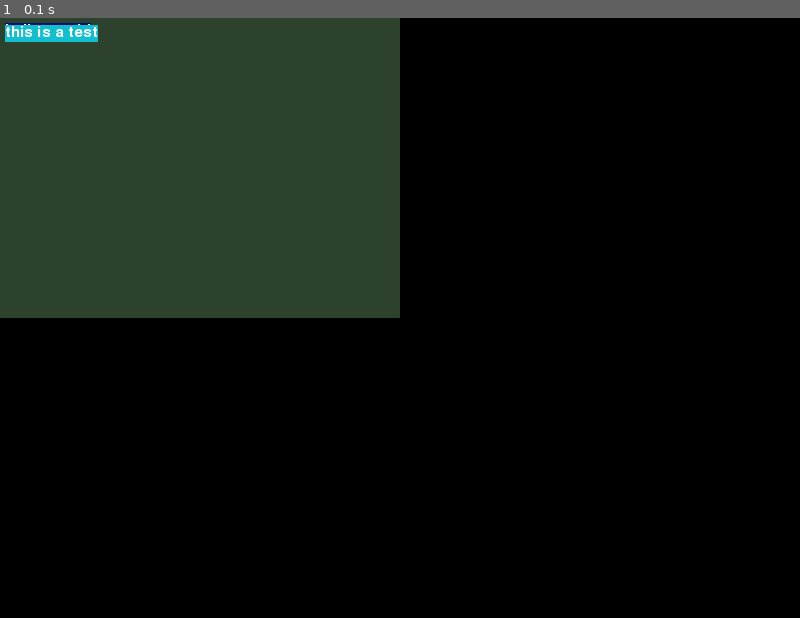
Above: before the commit, frame 1.
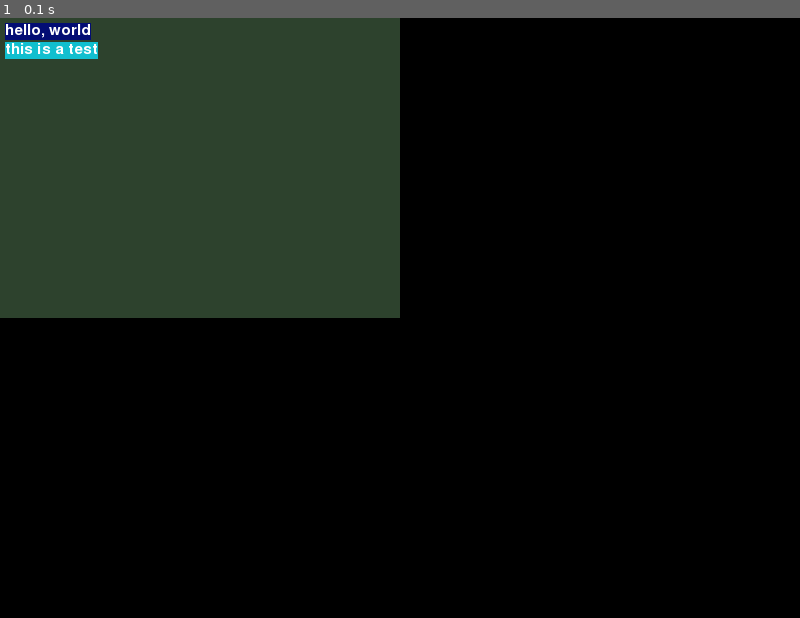
Above: after the commit, the same moment.

Repository: BradleyPleasant/PygameGUI
Game: pygame game, started from V0.3 Playground.py
The game is run twice, just before and just after one commit, with the same random seed, the same clock (stepped at 60 frames per second) and the same inputs.
Inputs:
- Up to frame 1 (0.1 s): no input

The runs differ from the first frame. In frame 1, 0.6% of the frame differs, in the area x 0-13%, y 1-7%.

Commit message:
Fix the first load issue

Diff:
--- a/V03/__init__.py
+++ b/V03/__init__.py
@@ -16,6 +16,14 @@
         self.cursor_capture = None
 
     def run(self):
+        # INITIAL LAYOUT PASS (fixes the “first frame wrong” issue)
+        for element in self.elements:
+            if element.layout:
+                element.min_size = element.layout.measure(element)
+
+        for element in self.elements:
+            if element.layout:
+                element.layout.arrange(element)
         while True:
             self.screen.fill((0, 0, 0))
             for event in pygame.event.get():
